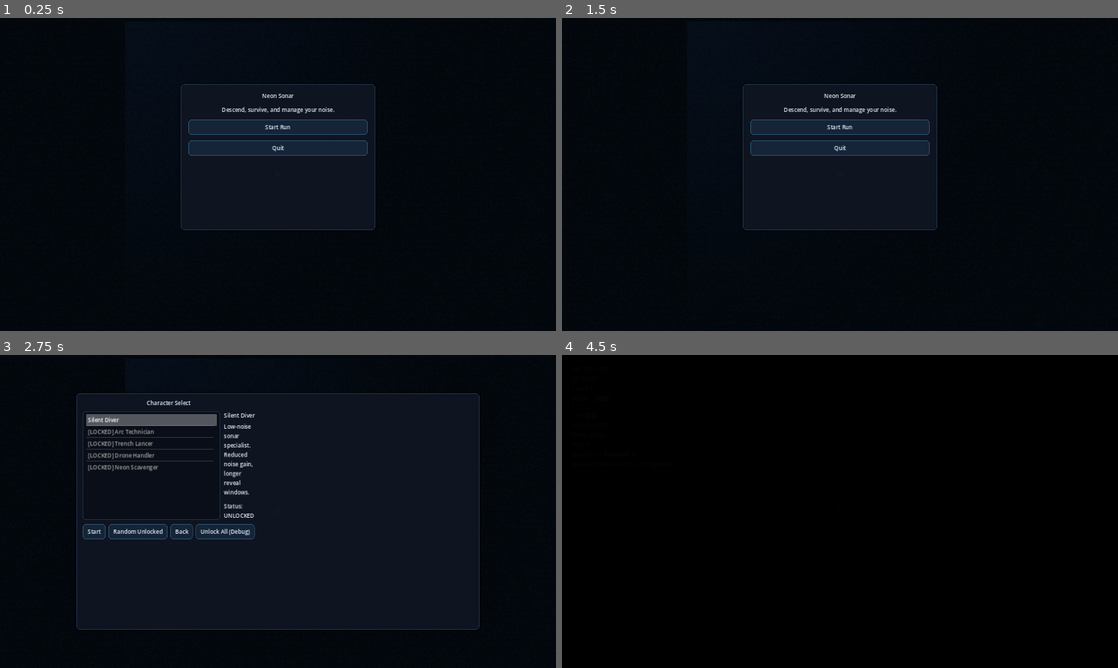
Above: before the commit, frames 1-4 (two rows, left to right).
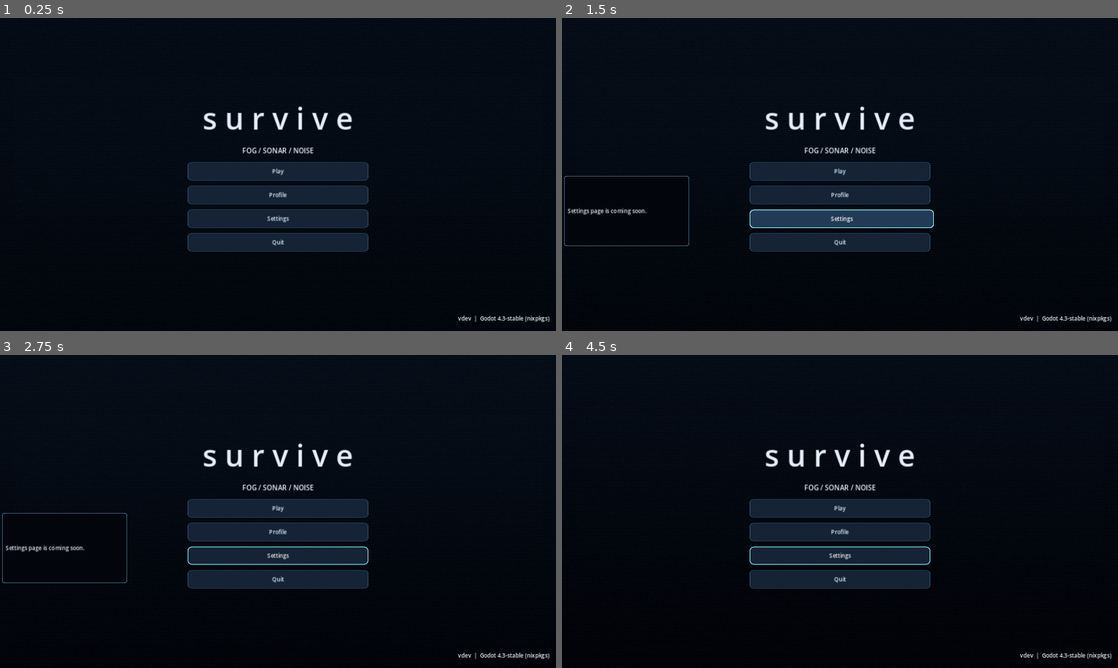
Above: after the commit, the same moments.

Repository: Constantine-S-AN/survival
Game: Godot game, scene res://scenes/game/GameRoot.tscn
The game is run twice, just before and just after one commit, with the same random seed, the same clock (stepped at 60 frames per second) and the same inputs.
Inputs (mouse positions are in pixels of both pictures, inside the frame that each line leads up to):
- Up to frame 1 (0.25 s): no input
- Up to frame 2 (1.5 s): click (840, 196) at 0.5 s, where only the run after the commit has a clickable "Profile"; click (840, 218) at 1.25 s, where only the run after the commit has a clickable "Settings"
- Up to frame 3 (2.75 s): click (278, 464) at 2 s, where only the run before the commit has a clickable "Start Run"
- Up to frame 4 (4.5 s): click (656, 530) at 2.75 s, where only the run before the commit has a clickable "Start"; click (662, 636) at 3.5 s, where only the run before the commit has a clickable "Start Run"; click (684, 539) at 4.25 s, where only the run before the commit has a clickable "Start Run (0)"

The runs differ from the first frame. In frame 1, 6.5% of the frame differs, in the area x 32-99%, y 21-98%; in frame 2, 8.6%; in frame 3, 6.8%; in frame 4, 11%, in the area x 0-100%, y 0-98%.

Commit message:
feat(ui): redesign main menu for portfolio polish (t3)

Diff:
--- /dev/null
+++ b/assets/shaders/menu_background.gdshader
@@ -0,0 +1,25 @@
+shader_type canvas_item;
+
+uniform vec4 top_color : source_color = vec4(0.018, 0.035, 0.070, 1.0);
+uniform vec4 bottom_color : source_color = vec4(0.004, 0.010, 0.028, 1.0);
+uniform vec4 accent_color : source_color = vec4(0.180, 0.640, 0.920, 1.0);
+uniform float scanline_strength : hint_range(0.0, 0.08) = 0.024;
+uniform float noise_strength : hint_range(0.0, 0.08) = 0.018;
+uniform float pulse_strength : hint_range(0.0, 0.08) = 0.026;
+uniform float time_sec = 0.0;
+
+float hash(vec2 p) {
+	return fract(sin(dot(p, vec2(127.1, 311.7))) * 43758.5453123);
+}
+
+void fragment() {
+	vec2 uv = UV;
+	vec3 base = mix(top_color.rgb, bottom_color.rgb, uv.y);
+	float scan = sin((uv.y + time_sec * 0.05) * 900.0) * 0.5 + 0.5;
+	float n = hash(floor(uv * vec2(1100.0, 650.0) + vec2(time_sec * 18.0, time_sec * 11.0)));
+	float pulse = sin(time_sec * 0.55 + uv.y * 2.2) * 0.5 + 0.5;
+	base += accent_color.rgb * pulse * pulse_strength;
+	base += (scan - 0.5) * scanline_strength;
+	base += (n - 0.5) * noise_strength;
+	COLOR = vec4(base, 1.0);
+}
--- /dev/null
+++ b/scenes/ui/menu/MainMenu.tscn
@@ -0,0 +1,143 @@
+[gd_scene load_steps=7 format=3]
+
+[ext_resource type="Script" path="res://scripts/ui/menu/main_menu.gd" id="1"]
+[ext_resource type="Theme" path="res://ui/theme/NeonTheme.tres" id="2"]
+[ext_resource type="Shader" path="res://assets/shaders/menu_background.gdshader" id="3"]
+[ext_resource type="Script" path="res://scripts/ui/components/neon_button.gd" id="4"]
+[ext_resource type="PackedScene" path="res://ui/components/TooltipBubble.tscn" id="5"]
+
+[sub_resource type="ShaderMaterial" id="1"]
+shader = ExtResource("3")
+shader_parameter/time_sec = 0.0
+
+[node name="MainMenu" type="Control"]
+layout_mode = 3
+anchors_preset = 15
+anchor_right = 1.0
+anchor_bottom = 1.0
+grow_horizontal = 2
+grow_vertical = 2
+mouse_filter = 1
+theme = ExtResource("2")
+script = ExtResource("1")
+
+[node name="BackgroundLayer" type="Control" parent="."]
+layout_mode = 1
+anchors_preset = 15
+anchor_right = 1.0
+anchor_bottom = 1.0
+grow_horizontal = 2
+grow_vertical = 2
+mouse_filter = 2
+
+[node name="Background" type="ColorRect" parent="BackgroundLayer"]
+layout_mode = 1
+anchors_preset = 15
+anchor_right = 1.0
+anchor_bottom = 1.0
+grow_horizontal = 2
+grow_vertical = 2
+mouse_filter = 2
+material = SubResource("1")
+color = Color(1, 1, 1, 1)
+
+[node name="GlowOverlay" type="ColorRect" parent="BackgroundLayer"]
+layout_mode = 1
+anchors_preset = 8
+anchor_left = 0.5
+anchor_top = 0.5
+anchor_right = 0.5
+anchor_bottom = 0.5
+offset_left = -760.0
+offset_top = -280.0
+offset_right = 760.0
+offset_bottom = 120.0
+grow_horizontal = 2
+grow_vertical = 2
+mouse_filter = 2
+color = Color(0.192157, 0.537255, 0.713726, 0.08)
+
+[node name="ContentLayer" type="CenterContainer" parent="."]
+layout_mode = 1
+anchors_preset = 15
+anchor_right = 1.0
+anchor_bottom = 1.0
+grow_horizontal = 2
+grow_vertical = 2
+
+[node name="Stack" type="VBoxContainer" parent="ContentLayer"]
+custom_minimum_size = Vector2(520, 0)
+layout_mode = 2
+theme_override_constants/separation = 20
+
+[node name="Title" type="Label" parent="ContentLayer/Stack"]
+layout_mode = 2
+text = "s u r v i v e"
+horizontal_alignment = 1
+theme_type_variation = &"HeadingLabel"
+theme_override_font_sizes/font_size = 86
+
+[node name="Subtitle" type="Label" parent="ContentLayer/Stack"]
+layout_mode = 2
+text = "FOG / SONAR / NOISE"
+horizontal_alignment = 1
+theme_type_variation = &"SubheadingLabel"
+theme_override_font_sizes/font_size = 20
+
+[node name="Buttons" type="VBoxContainer" parent="ContentLayer/Stack"]
+layout_mode = 2
+theme_override_constants/separation = 16
+
+[node name="PlayButton" type="Button" parent="ContentLayer/Stack/Buttons"]
+custom_minimum_size = Vector2(0, 52)
+layout_mode = 2
+text = "Play"
+script = ExtResource("4")
+use_primary_style = true
+enable_motion = true
+
+[node name="ProfileButton" type="Button" parent="ContentLayer/Stack/Buttons"]
+custom_minimum_size = Vector2(0, 52)
+layout_mode = 2
+text = "Profile"
+script = ExtResource("4")
+use_primary_style = false
+enable_motion = true
+
+[node name="SettingsButton" type="Button" parent="ContentLayer/Stack/Buttons"]
+custom_minimum_size = Vector2(0, 52)
+layout_mode = 2
+text = "Settings"
+script = ExtResource("4")
+use_primary_style = false
+enable_motion = true
+
+[node name="QuitButton" type="Button" parent="ContentLayer/Stack/Buttons"]
+custom_minimum_size = Vector2(0, 52)
+layout_mode = 2
+text = "Quit"
+script = ExtResource("4")
+use_primary_style = false
+enable_motion = true
+
+[node name="VersionLabel" type="Label" parent="."]
+layout_mode = 1
+anchors_preset = 10
+anchor_left = 1.0
+anchor_top = 1.0
+anchor_right = 1.0
+anchor_bottom = 1.0
+offset_left = -390.0
+offset_top = -48.0
+offset_right = -20.0
+offset_bottom = -18.0
+grow_horizontal = 0
+grow_vertical = 0
+horizontal_alignment = 2
+theme_type_variation = &"BodyMutedLabel"
+text = "vdev  |  Godot 4.x"
+
+[node name="PlaceholderTooltip" parent="." instance=ExtResource("5")]
+visible = false
+position = Vector2(640, 660)
+custom_minimum_size = Vector2(360, 0)
--- /dev/null
+++ b/scripts/ui/menu/main_menu.gd
@@ -0,0 +1,196 @@
+extends Control
+class_name MainMenuView
+
+signal play_pressed
+signal profile_pressed
+signal settings_pressed
+signal quit_pressed
+
+const PLACEHOLDER_PROFILE := "Profile page is coming soon."
+const PLACEHOLDER_SETTINGS := "Settings page is coming soon."
+
+@onready var background_rect: ColorRect = $BackgroundLayer/Background
+@onready var glow_overlay: ColorRect = $BackgroundLayer/GlowOverlay
+@onready var title_label: Label = $ContentLayer/Stack/Title
+@onready var subtitle_label: Label = $ContentLayer/Stack/Subtitle
+@onready var buttons_box: VBoxContainer = $ContentLayer/Stack/Buttons
+@onready var play_button: Button = $ContentLayer/Stack/Buttons/PlayButton
+@onready var profile_button: Button = $ContentLayer/Stack/Buttons/ProfileButton
+@onready var settings_button: Button = $ContentLayer/Stack/Buttons/SettingsButton
+@onready var quit_button: Button = $ContentLayer/Stack/Buttons/QuitButton
+@onready var version_label: Label = $VersionLabel
+@onready var tooltip_bubble: PanelContainer = $PlaceholderTooltip
+
+var _buttons: Array[Button] = []
+var _focused_index: int = 0
+var _bg_time: float = 0.0
+var _background_material: ShaderMaterial
+
+
+func _ready() -> void:
+	process_mode = Node.PROCESS_MODE_ALWAYS
+	mouse_filter = Control.MOUSE_FILTER_STOP
+	if background_rect.material is ShaderMaterial:
+		_background_material = background_rect.material
+	_buttons = [play_button, profile_button, settings_button, quit_button]
+	_connect_signals()
+	_setup_focus_loop()
+	_update_version_text()
+	_set_labels()
+	tooltip_bubble.visible = false
+	_focus_button(0)
+	_set_motion_enabled(true)
+
+
+func _process(delta: float) -> void:
+	_bg_time += delta
+	if _background_material != null:
+		_background_material.set_shader_parameter("time_sec", _bg_time)
+	glow_overlay.modulate.a = 0.08 + sin(_bg_time * 0.42) * 0.014
+
+
+func _unhandled_input(event: InputEvent) -> void:
+	if not visible:
+		return
+	if not (event is InputEventKey):
+		return
+	if not event.pressed or event.echo:
+		return
+	match event.keycode:
+		KEY_UP:
+			_move_focus(-1)
+			accept_event()
+		KEY_DOWN:
+			_move_focus(1)
+			accept_event()
+		KEY_ENTER, KEY_KP_ENTER, KEY_SPACE:
+			_activate_focused_button()
+			accept_event()
+		KEY_ESCAPE:
+			_on_quit_pressed()
+			accept_event()
+		_:
+			pass
+
+
+func set_motion_enabled(enabled: bool) -> void:
+	_set_motion_enabled(enabled)
+
+
+func focus_button_by_id(button_id: String) -> void:
+	var id := button_id.strip_edges().to_lower()
+	match id:
+		"play":
+			_focus_button(0)
+		"profile":
+			_focus_button(1)
+		"settings":
+			_focus_button(2)
+		"quit":
+			_focus_button(3)
+		_:
+			_focus_button(0)
+
+
+func _connect_signals() -> void:
+	play_button.pressed.connect(_on_play_pressed)
+	profile_button.pressed.connect(_on_profile_pressed)
+	settings_button.pressed.connect(_on_settings_pressed)
+	quit_button.pressed.connect(_on_quit_pressed)
+	for i in range(_buttons.size()):
+		_buttons[i].focus_entered.connect(_on_button_focus_entered.bind(i))
+		_buttons[i].mouse_entered.connect(_on_button_focus_entered.bind(i))
+
+
+func _setup_focus_loop() -> void:
+	for i in range(_buttons.size()):
+		var prev := _buttons[(i - 1 + _buttons.size()) % _buttons.size()].get_path()
+		var next := _buttons[(i + 1) % _buttons.size()].get_path()
+		_buttons[i].focus_neighbor_top = prev
+		_buttons[i].focus_neighbor_bottom = next
+
+
+func _update_version_text() -> void:
+	var project_version := String(ProjectSettings.get_setting("application/config/version", "dev")).strip_edges()
+	if project_version.is_empty():
+		project_version = "dev"
+	var godot_version := String(Engine.get_version_info().get("string", "4.x"))
+	version_label.text = "v%s  |  Godot %s" % [project_version, godot_version]
+
+
+func _set_labels() -> void:
+	title_label.text = "s u r v i v e"
+	subtitle_label.text = "FOG / SONAR / NOISE"
+
+
+func _focus_button(index: int) -> void:
+	if _buttons.is_empty():
+		return
+	_focused_index = wrapi(index, 0, _buttons.size())
+	var target := _buttons[_focused_index]
+	if target == null:
+		return
+	target.grab_focus()
+
+
+func _move_focus(step: int) -> void:
+	if _buttons.is_empty():
+		return
+	_focus_button(_focused_index + step)
+
+
+func _activate_focused_button() -> void:
+	if _focused_index < 0 or _focused_index >= _buttons.size():
+		return
+	var target := _buttons[_focused_index]
+	if target == null or target.disabled:
+		return
+	target.pressed.emit()
+
+
+func _on_button_focus_entered(index: int) -> void:
+	_focused_index = clampi(index, 0, _buttons.size() - 1)
+
+
+func _on_play_pressed() -> void:
+	if _is_transition_busy():
+		return
+	play_pressed.emit()
+
+
+func _on_profile_pressed() -> void:
+	profile_pressed.emit()
+	_show_placeholder(PLACEHOLDER_PROFILE)
+
+
+func _on_settings_pressed() -> void:
+	settings_pressed.emit()
+	_show_placeholder(PLACEHOLDER_SETTINGS)
+
+
+func _on_quit_pressed() -> void:
+	if _is_transition_busy():
+		return
+	quit_pressed.emit()
+
+
+func _show_placeholder(message: String) -> void:
+	if tooltip_bubble == null:
+		return
+	tooltip_bubble.position = Vector2(buttons_box.position.x + 6.0, buttons_box.position.y + buttons_box.size.y + 12.0)
+	if tooltip_bubble.has_method("show_tooltip"):
+		tooltip_bubble.call("show_tooltip", message, 1.8)
+
+
+func _set_motion_enabled(enabled: bool) -> void:
+	for button in _buttons:
+		if button != null and button.has_method("set_motion_enabled"):
+			button.call("set_motion_enabled", enabled)
+
+
+func _is_transition_busy() -> bool:
+	if SceneTransition == null:
+		return false
+	if not SceneTransition.has_method("is_transitioning"):
+		return false
+	return bool(SceneTransition.call("is_transitioning"))
--- a/scripts/ui/ui_layer.gd
+++ b/scripts/ui/ui_layer.gd
@@ -14,7 +14,7 @@
 
 const FOG_SHADER := preload("res://assets/shaders/fog_scan_noise.gdshader")
 const NEON_THEME := preload("res://ui/theme/NeonTheme.tres")
-const NEON_BUTTON_SCRIPT := preload("res://scripts/ui/components/neon_button.gd")
+const MAIN_MENU_SCENE := preload("res://scenes/ui/menu/MainMenu.tscn")
 const CHARACTER_SELECT_SCENE := preload("res://scenes/ui/CharacterSelect.tscn")
 const MAP_SELECT_SCENE := preload("res://scenes/ui/MapSelect.tscn")
 const CONTRACT_SELECT_SCENE := preload("res://scenes/ui/ContractSelect.tscn")
@@ -155,9 +155,7 @@
 var system_msg_label: Label
 var system_msg_timer: Timer
 var last_noise_tier_id: String = ""
-var main_menu_panel: Panel
-var menu_start_button: Button
-var menu_quit_button: Button
+var main_menu_panel: CanvasItem
 var character_select_panel: CanvasItem
 var map_select_panel: CanvasItem
 var contract_select_panel: CanvasItem
@@ -316,55 +314,23 @@
 
 
 func _create_main_menu_panel() -> void:
-	main_menu_panel = Panel.new()
+	if MAIN_MENU_SCENE == null:
+		return
+	var panel_variant := MAIN_MENU_SCENE.instantiate()
+	if panel_variant == null:
+		return
+	main_menu_panel = panel_variant
 	main_menu_panel.name = "MainMenuPanel"
-	main_menu_panel.theme_type_variation = &"OverlayPanel"
-	main_menu_panel.position = Vector2(520.0, 190.0)
-	main_menu_panel.size = Vector2(560.0, 420.0)
+	main_menu_panel.visible = false
 	root.add_child(main_menu_panel)
-
-	var margin := MarginContainer.new()
-	margin.name = "Margin"
-	margin.set_anchors_preset(Control.PRESET_FULL_RECT)
-	margin.offset_left = 22.0
-	margin.offset_top = 22.0
-	margin.offset_right = -22.0
-	margin.offset_bottom = -22.0
-	main_menu_panel.add_child(margin)
-
-	var menu_vbox := VBoxContainer.new()
-	menu_vbox.name = "VBox"
-	menu_vbox.add_theme_constant_override("separation", 16)
-	menu_vbox.set_anchors_preset(Control.PRESET_FULL_RECT)
-	margin.add_child(menu_vbox)
-
-	var title := Label.new()
-	title.text = "Neon Sonar"
-	title.horizontal_alignment = HORIZONTAL_ALIGNMENT_CENTER
-	title.theme_type_variation = &"HeadingLabel"
-	menu_vbox.add_child(title)
-
-	var subtitle := Label.new()
-	subtitle.text = "Descend, survive, and manage your noise."
-	subtitle.horizontal_alignment = HORIZONTAL_ALIGNMENT_CENTER
-	subtitle.theme_type_variation = &"BodyMutedLabel"
-	menu_vbox.add_child(subtitle)
-
-	menu_start_button = NEON_BUTTON_SCRIPT.new()
-	menu_start_button.text = "Start Run"
-	menu_start_button.set("use_primary_style", true)
-	menu_start_button.pressed.connect(func() -> void:
-		main_menu_start_requested.emit()
-	)
-	menu_vbox.add_child(menu_start_button)
-
-	menu_quit_button = NEON_BUTTON_SCRIPT.new()
-	menu_quit_button.text = "Quit"
-	menu_quit_button.set("use_primary_style", false)
-	menu_quit_button.pressed.connect(func() -> void:
-		get_tree().quit()
-	)
-	menu_vbox.add_child(menu_quit_button)
+	if main_menu_panel.has_signal("play_pressed"):
+		main_menu_panel.connect("play_pressed", Callable(self, "_on_main_menu_play_pressed"))
+	if main_menu_panel.has_signal("profile_pressed"):
+		main_menu_panel.connect("profile_pressed", Callable(self, "_on_main_menu_profile_pressed"))
+	if main_menu_panel.has_signal("settings_pressed"):
+		main_menu_panel.connect("settings_pressed", Callable(self, "_on_main_menu_settings_pressed"))
+	if main_menu_panel.has_signal("quit_pressed"):
+		main_menu_panel.connect("quit_pressed", Callable(self, "_on_main_menu_quit_pressed"))
 
 
 func _create_character_select_panel() -> void:
@@ -429,6 +395,22 @@
 
 func _on_character_select_start_pressed(character_id: String) -> void:
 	start_run_requested.emit(character_id)
+
+
+func _on_main_menu_play_pressed() -> void:
+	main_menu_start_requested.emit()
+
+
+func _on_main_menu_profile_pressed() -> void:
+	show_system_message("Profile page is coming in a follow-up update.", false)
+
+
+func _on_main_menu_settings_pressed() -> void:
+	show_system_message("Settings page is coming in a follow-up update.", false)
+
+
+func _on_main_menu_quit_pressed() -> void:
+	get_tree().quit()
 
 
 func _on_character_select_back_pressed() -> void:
Not shown, changed: docs/UI_STYLE_GUIDE.md
